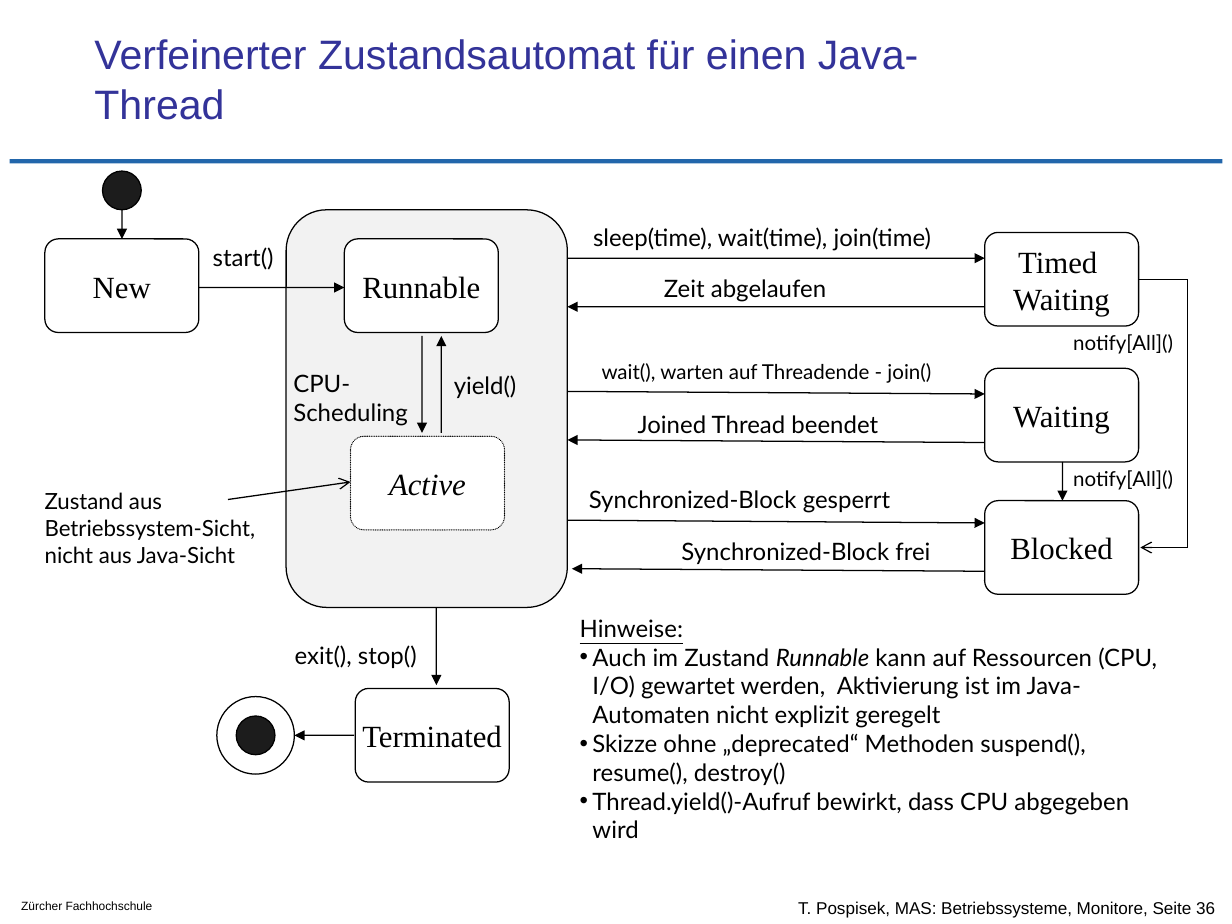
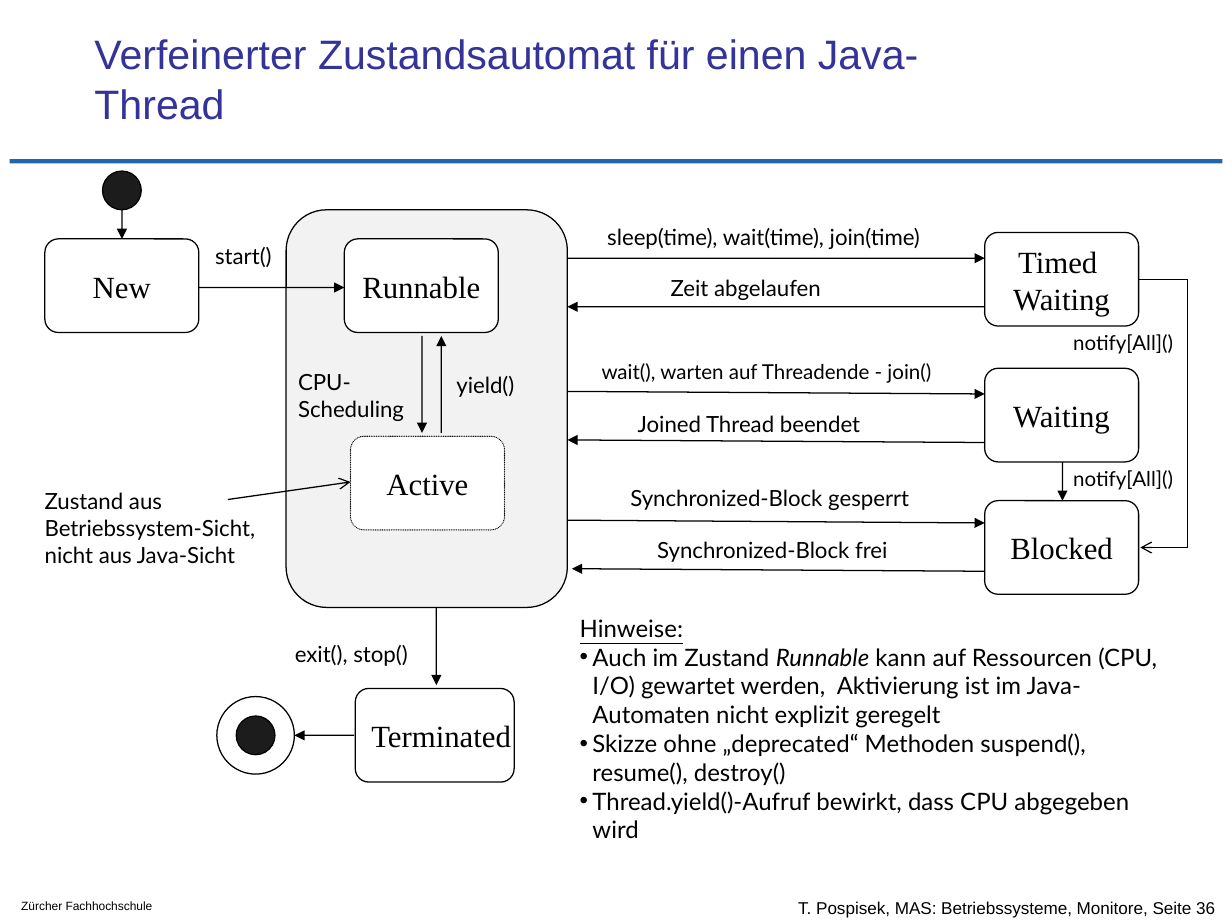
Before and after one commit to tpo/betriebssysteme, a slide deck: slide 36 of 08_Koordination_und_Synchronisation_Monitore.odp. Drawn at 1232x924 pixels with LibreOffice and Linux fonts; fonts in the diff are those of the drawing; background and template pictures are left out. Boxes give left, top, right and bottom in pixels: in the first picture for what was removed or moved away, otherwise in the second. Text is boxed around its words. In the diff, an @@ line names an element or a change of style, - is before the commit and + after.

Commit message:
S. 36 Layout angepasst

```diff
--- a/08_Koordination_und_Synchronisation_Monitore.odp
+++ b/08_Koordination_und_Synchronisation_Monitore.odp
@@ text "sleep(time), wait(time), join(time)": place and size @@
-text "sleep(time), wait(time), join(time)" at bbox=[593, 227, 931, 251]
+text "sleep(time), wait(time), join(time)" at bbox=[607, 228, 920, 249]
@@ rounded rectangle "Active" at bbox=[351, 436, 505, 530]: italic off @@
@@ size 14 to 13 pt in 9 elements at bbox=[638, 415, 860, 432], bbox=[215, 247, 272, 267], bbox=[456, 376, 514, 397], bbox=[671, 279, 821, 300], bbox=[607, 228, 920, 249], bbox=[298, 374, 404, 421], bbox=[295, 645, 407, 666], bbox=[657, 541, 887, 562], bbox=[630, 489, 909, 510] @@
@@ text "Synchronized-Block gesperrt": place and size @@
-text "Synchronized-Block gesperrt" at bbox=[589, 490, 890, 513]
+text "Synchronized-Block gesperrt" at bbox=[630, 489, 909, 510]
@@ text "Synchronized-Block frei": place and size @@
-text "Synchronized-Block frei" at bbox=[681, 542, 930, 564]
+text "Synchronized-Block frei" at bbox=[657, 541, 887, 562]
@@ rounded rectangle "Terminated": place and size @@
-rounded rectangle "Terminated" at bbox=[355, 689, 509, 782]
+rounded rectangle "Terminated" at bbox=[355, 689, 514, 782]
@@ rounded rectangle "Terminated" at bbox=[355, 689, 514, 782]: alignment centre to left @@
```
